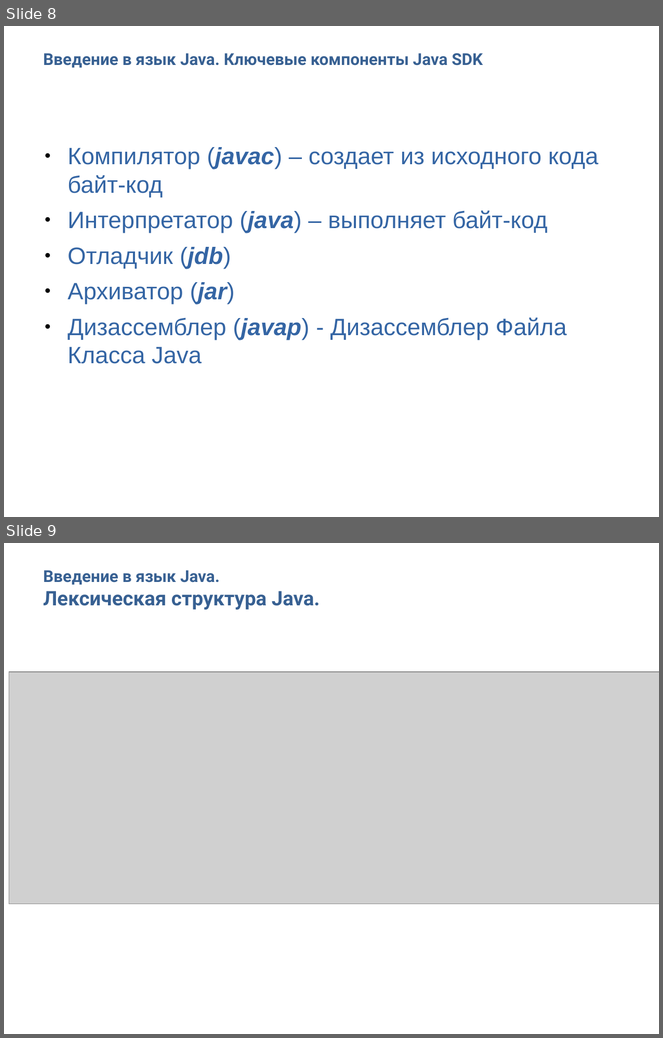
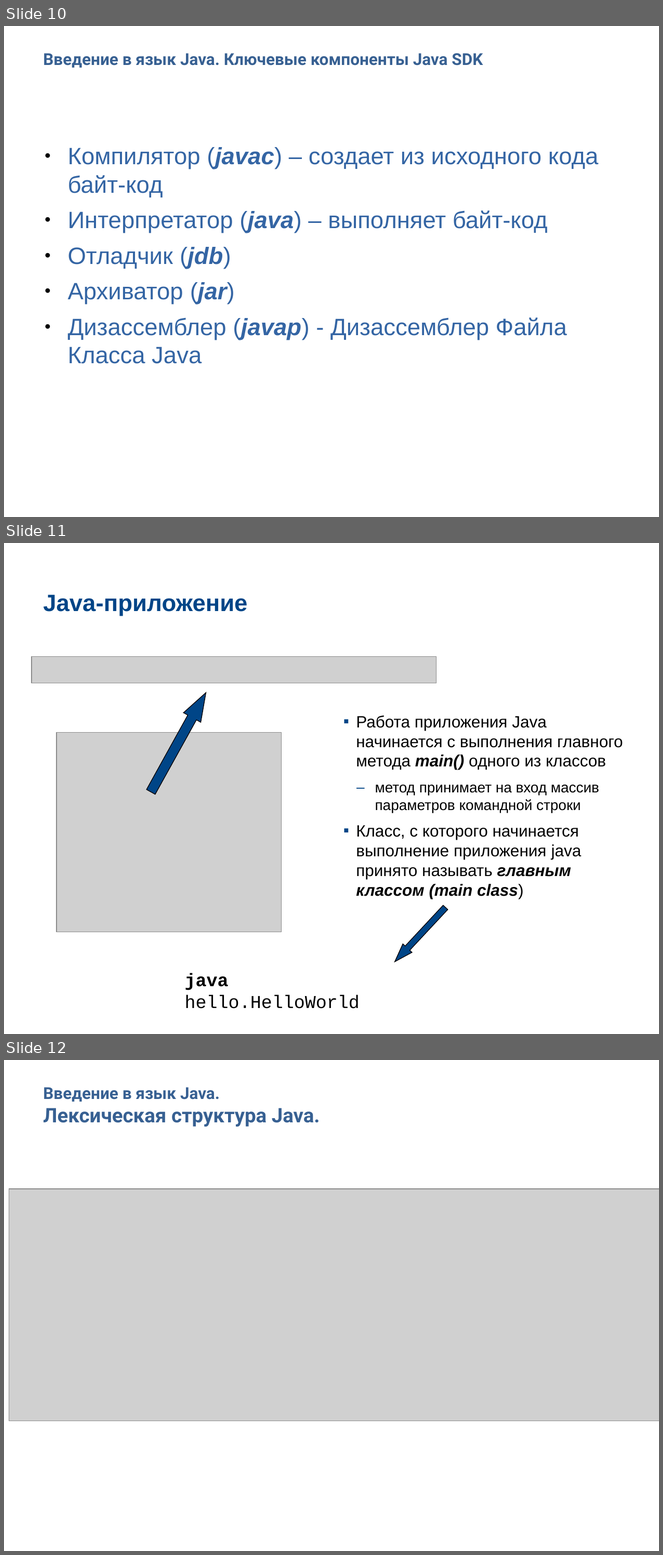
Before and after one commit to Vyacheslav2023/javase0111, a slide deck: presentation/JavaSE101Основы.pptx. Shown one above the other, each under a label of ours: slides 8 and 9 before the commit, slides 10, 11 and 12 after it. The pictures are 663x1038 and 663x1555 pixels, drawn with LibreOffice and Linux fonts; fonts in the diff are those of the drawing; grey boxes stand for pictures; background and template pictures are left out. Boxes give left, top, right and bottom in pixels: in the first picture for what was removed or moved away, otherwise in the second. Text is boxed around its words. In the diff, an @@ line names an element or a change of style, - is before the commit and + after.

```diff
--- a/presentation/JavaSE101Основы.pptx
+++ b/presentation/JavaSE101Основы.pptx
@@ slide 11 added at (4, 543, 659, 1034), background picture (left out) @@
@@ free added at (37, 563, 626, 644), 26 pt, text #004587, bold @@
+Java-приложение
@@ picture added at (32, 657, 437, 683) @@
@@ freeform shape added at (142, 688, 215, 797), fill #004587, outline #000000 0.74 pt @@
@@ free added at (337, 708, 634, 911), 18 pt, text #000000 @@
+▪ Работа приложения Java начинается с выполнения главного метода main() одного из классов
+  – метод принимает на вход массив параметров командной строки
+▪ Класс, с которого начинается выполнение приложения java принято называть главным классом (main class)
@@ picture added at (57, 733, 281, 933) @@
@@ freeform shape added at (390, 903, 450, 967), fill #004587, outline #000000 0.74 pt @@
@@ free added at (178, 965, 421, 994), 20 pt, text #000000 @@
+java hello.HelloWorld
@@ what was slide 8 is now slide 10 @@
@@ what was slide 9 is now slide 12 @@
```
Also in this commit, not shown: 3 slides changed, 7 other slides added, 3 other files.
